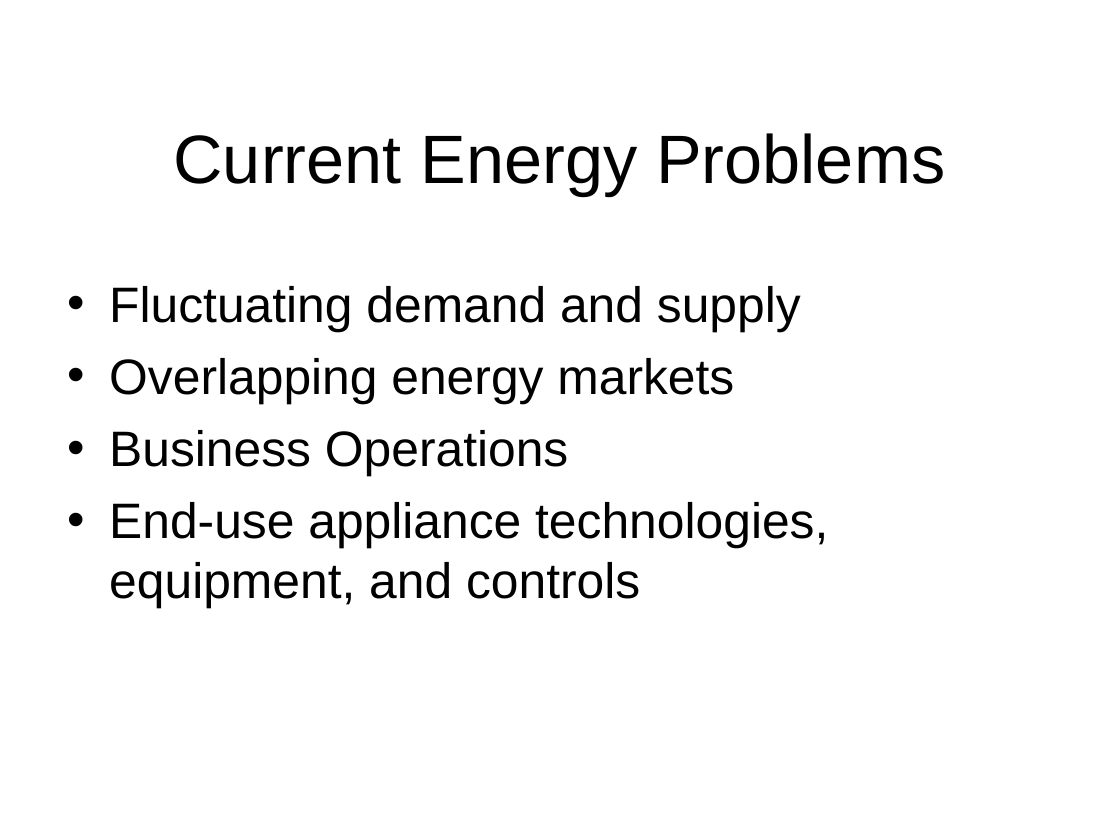
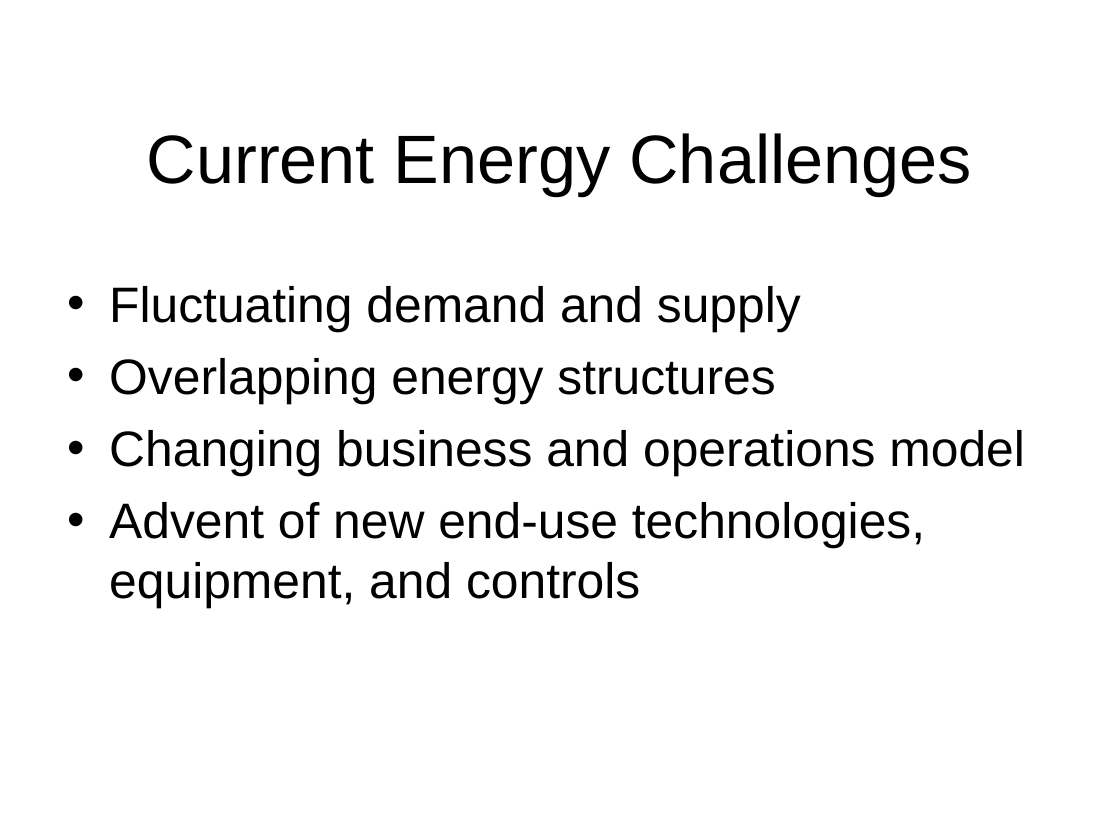
Before and after one commit to gridlab-d/course, a slide deck: slide 3 of 1.0 - Why GridLAB-D.pps. Drawn at 1120x840 pixels with LibreOffice and Linux fonts; fonts in the diff are those of the drawing; background and template pictures are left out. Boxes give left, top, right and bottom in pixels: in the first picture for what was removed or moved away, otherwise in the second. Text is boxed around its words. In the diff, an @@ line names an element or a change of style, - is before the commit and + after.

```diff
--- a/1.0 - Why GridLAB-D.pps
+++ b/1.0 - Why GridLAB-D.pps
@@ title at (147,133,972,195): text changed @@
-Current Energy Problems
+Current Energy Challenges
@@ text at (109,358,1025,609): text changed @@
-• Overlapping energy markets
-• Business Operations
-• End-use appliance technologies, equipment, and controls
+• Overlapping energy structures
+• Changing business and operations model
+• Advent of new end-use technologies, equipment, and controls
```
Also in this commit, not shown: 8 other slides changed, 3 slides added, 2 slides removed, 4 other files.
